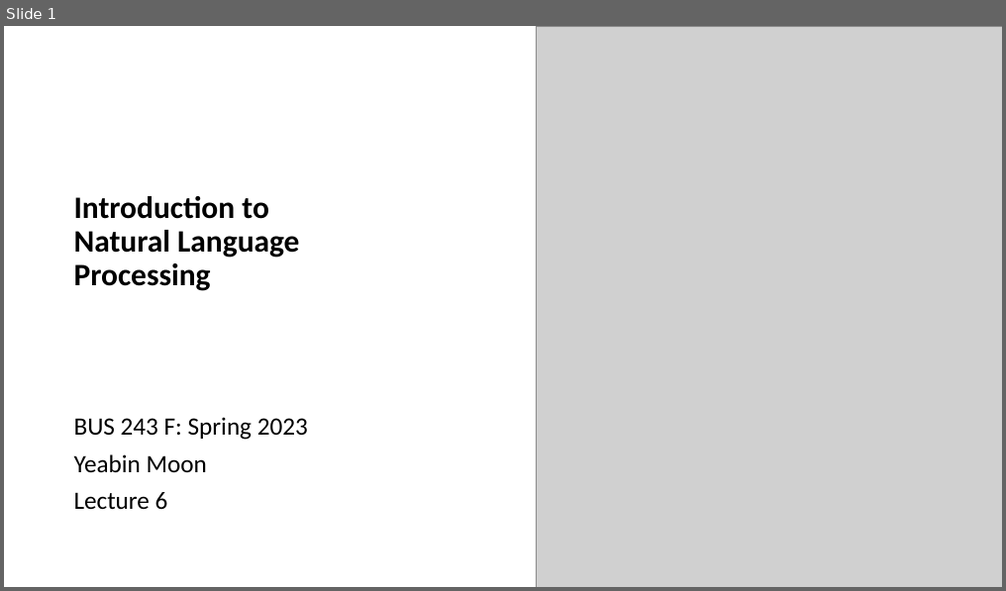
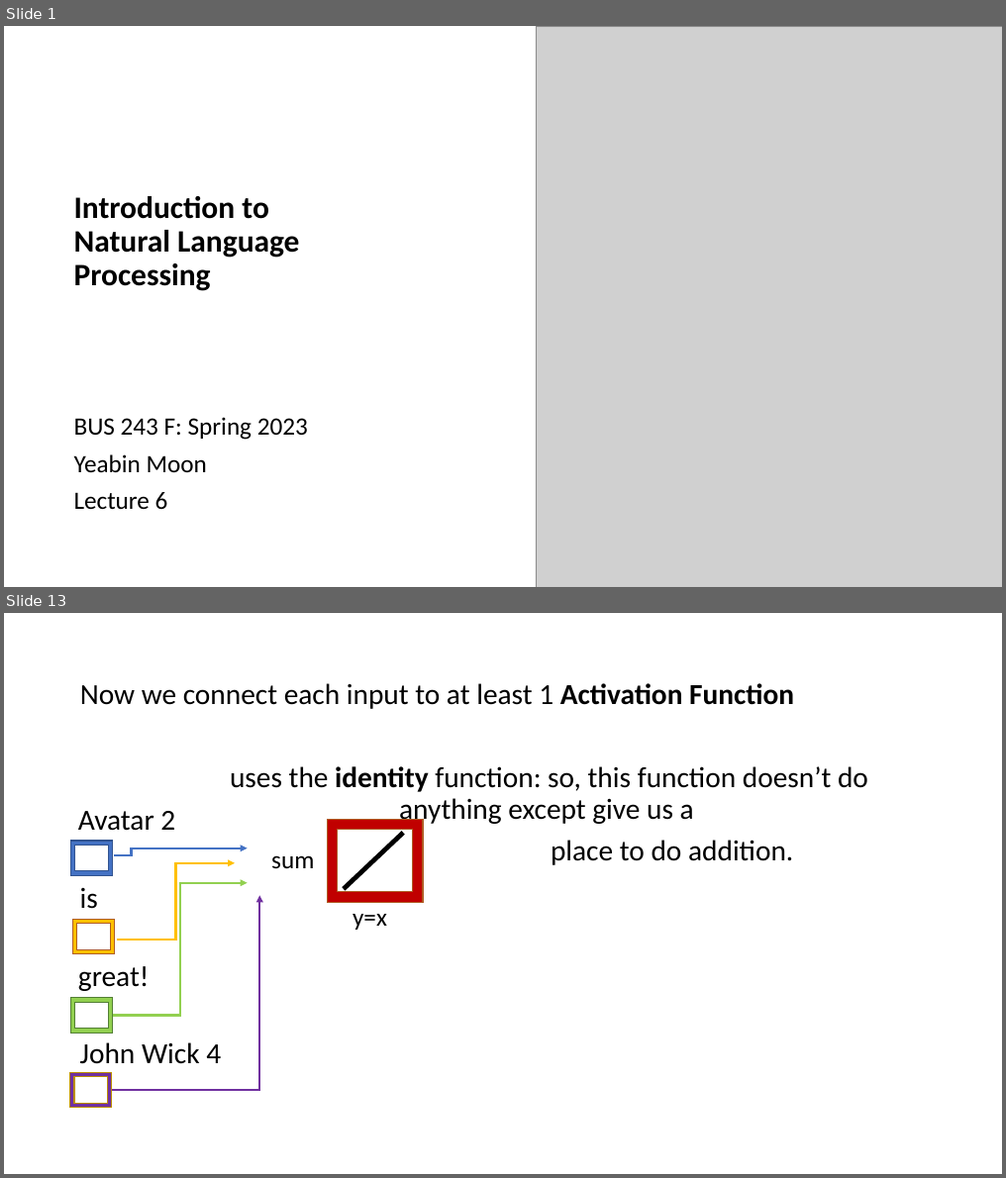
Before and after one commit to YeabinMoonEcon/BUS211, a slide deck: BUS243_NLP/lecture_notes/Lecture6_2.pptx. Shown one above the other, each under a label of ours: slide 1 before the commit, slides 1 and 13 after it; the slides between them are not shown. The pictures are 1006x591 and 1006x1178 pixels, drawn with LibreOffice and Linux fonts; fonts in the diff are those of the drawing; grey boxes stand for pictures. Boxes give left, top, right and bottom in pixels: in the first picture for what was removed or moved away, otherwise in the second. Text is boxed around its words. In the diff, an @@ line names an element or a change of style, - is before the commit and + after.

```diff
--- a/BUS243_NLP/lecture_notes/Lecture6_2.pptx
+++ b/BUS243_NLP/lecture_notes/Lecture6_2.pptx
@@ slide 13 added at [4, 613, 1002, 1174], background #FFFFFF @@
@@ text added at [80, 683, 868, 865], 28 pt, text #000000 @@
+Now we connect each input to at least 1 Activation Function
+uses the identity function: so, this function doesn’t do anything except give us a
+place to do addition.
@@ text added at [78, 811, 175, 831], 28 pt, text #000000 @@
+Avatar 2
@@ frame added at [328, 820, 423, 903], fill #C00000, outline #AF5C24 1 pt @@
@@ frame added at [70, 841, 113, 875], fill #4472C4, outline #325491 1 pt @@
@@ elbow arrow added from (113, 856) to (248, 848), #4472C4 2.25 pt @@
@@ line added from (344, 889) to (403, 833), #000000 4.5 pt @@
@@ elbow arrow added from (117, 940) to (235, 863), #FFC000 2.25 pt @@
@@ text added at [271, 856, 314, 869], 24 pt, text #000000 @@
+sum
@@ text added at [80, 888, 98, 909], 28 pt, text #000000 @@
+is
@@ elbow arrow added from (112, 1090) to (260, 895), #7030A0 2.25 pt @@
@@ elbow arrow added from (113, 1016) to (248, 883), #92D050 2.25 pt @@
@@ frame added at [73, 919, 115, 955], fill #FFC000, outline #AF5C24 1 pt @@
@@ text added at [352, 914, 387, 930], 24 pt, text #000000 @@
+y=x
@@ text added at [78, 966, 149, 991], 28 pt, text #000000 @@
+great!
@@ frame added at [70, 998, 113, 1033], fill #92D050, outline #538035 1 pt @@
@@ text added at [80, 1043, 221, 1064], 28 pt, text #000000 @@
+John Wick 4
@@ frame added at [70, 1072, 112, 1108], fill #7030A0, outline #BD8E00 1 pt @@
```
Also in this commit, not shown: 91 other slides added, 12 slides removed, 2 other files.
